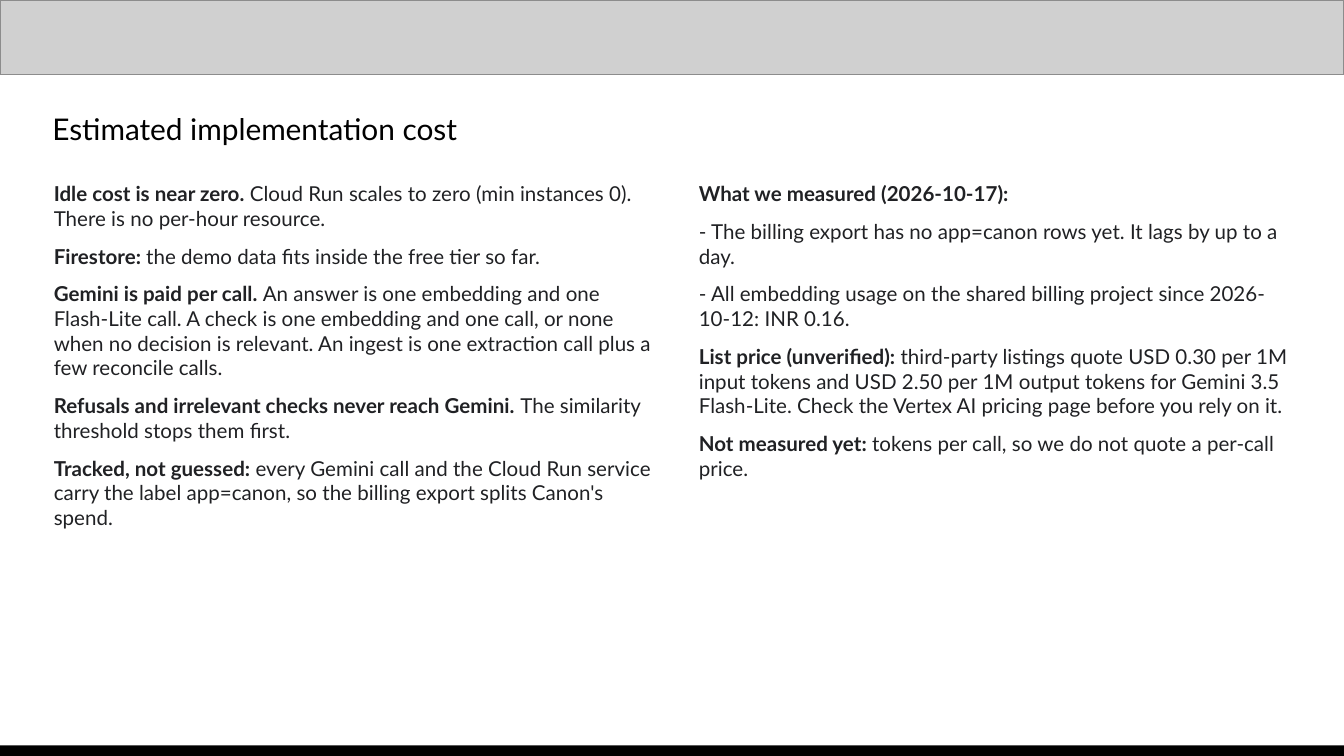
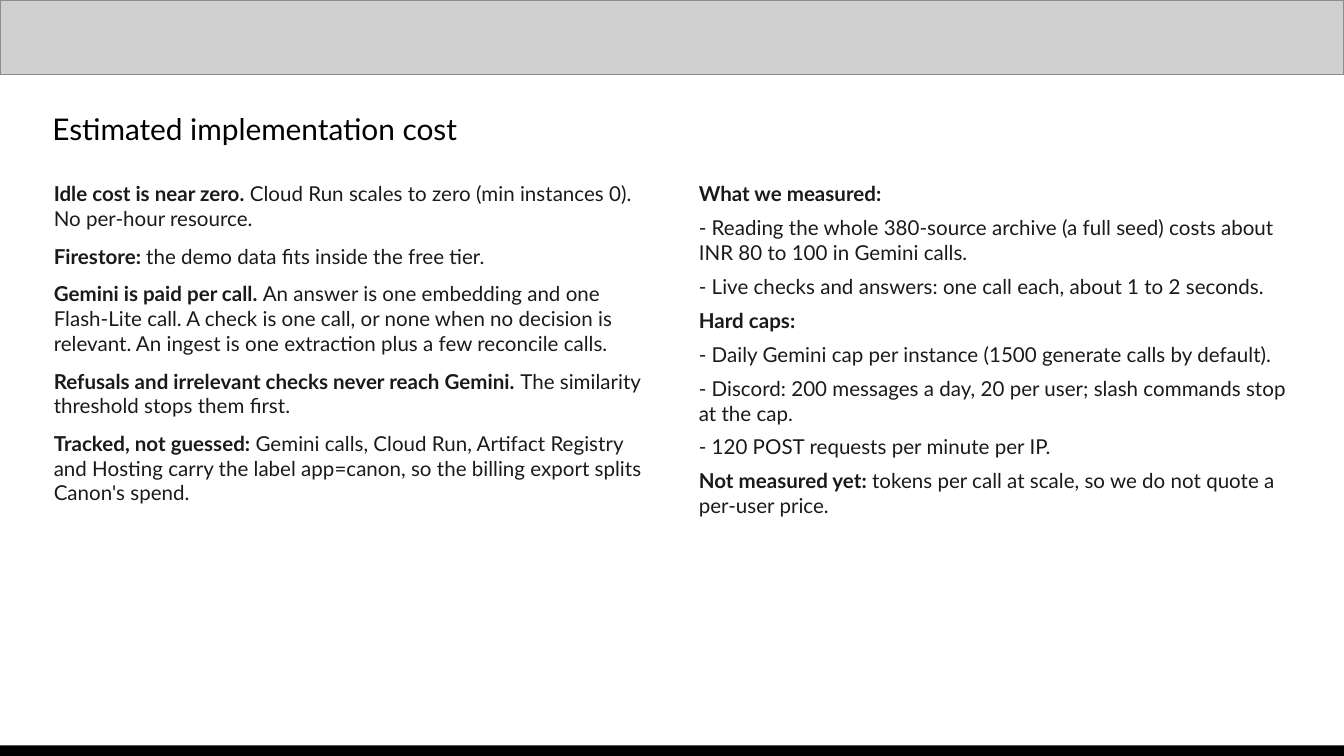
Before and after one commit to tejasnafde/canon, a slide deck: slide 9 of deck/canon-deck.pptx. Drawn at 1344x756 pixels with LibreOffice and Linux fonts; fonts in the diff are those of the drawing; grey boxes stand for pictures. Boxes give left, top, right and bottom in pixels: in the first picture for what was removed or moved away, otherwise in the second. Text is boxed around its words. In the diff, an @@ line names an element or a change of style, - is before the commit and + after.

```diff
--- a/deck/canon-deck.pptx
+++ b/deck/canon-deck.pptx
@@ text at bbox=[54, 185, 631, 355]: text changed; text colour #202124 to #1C1A17 @@
-Idle cost is near zero. Cloud Run scales to zero (min instances 0). There is no per-hour resource.
-Firestore: the demo data fits inside the free tier so far.
-Gemini is paid per call. An answer is one embedding and one Flash-Lite call. A check is one embedding and one call, or none when no decision is relevant. An ingest is one extraction call plus a few reconcile calls.
+Idle cost is near zero. Cloud Run scales to zero (min instances 0). No per-hour resource.
+Firestore: the demo data fits inside the free tier.
+Gemini is paid per call. An answer is one embedding and one Flash-Lite call. A check is one call, or none when no decision is relevant. An ingest is one extraction plus a few reconcile calls.
@@ text at bbox=[699, 185, 1285, 517]: text changed; text colour #202124 to #1C1A17 @@
-What we measured (2026-10-17):
-- The billing export has no app=canon rows yet. It lags by up to a day.
-- All embedding usage on the shared billing project since 2026-10-12: INR 0.16.
-List price (unverified): third-party listings quote USD 0.30 per 1M input tokens and USD 2.50 per 1M output tokens for Gemini 3.5 Flash-Lite. Check the Vertex AI pricing page before you rely on it.
-Not measured yet: tokens per call, so we do not quote a per-call price.
+What we measured:
+- Reading the whole 380-source archive (a full seed) costs about INR 80 to 100 in Gemini calls.
+- Live checks and answers: one call each, about 1 to 2 seconds.
+Hard caps:
+- Daily Gemini cap per instance (1500 generate calls by default).
+- Discord: 200 messages a day, 20 per user; slash commands stop at the cap.
+- 120 POST requests per minute per IP.
+Not measured yet: tokens per call at scale, so we do not quote a per-user price.
@@ text at bbox=[54, 373, 641, 417]: text colour #202124 to #1C1A17 in "Refusals and irrelevant checks never reach Gemini. ..." @@
@@ text at bbox=[54, 435, 641, 504]: text changed; text colour #202124 to #1C1A17 @@
-Tracked, not guessed: every Gemini call and the Cloud Run service carry the label app=canon, so the billing export splits Canon's spend.
+Tracked, not guessed: Gemini calls, Cloud Run, Artifact Registry and Hosting carry the label app=canon, so the billing export splits Canon's spend.
```
Also in this commit, not shown: 12 other slides changed, 2 other files.
